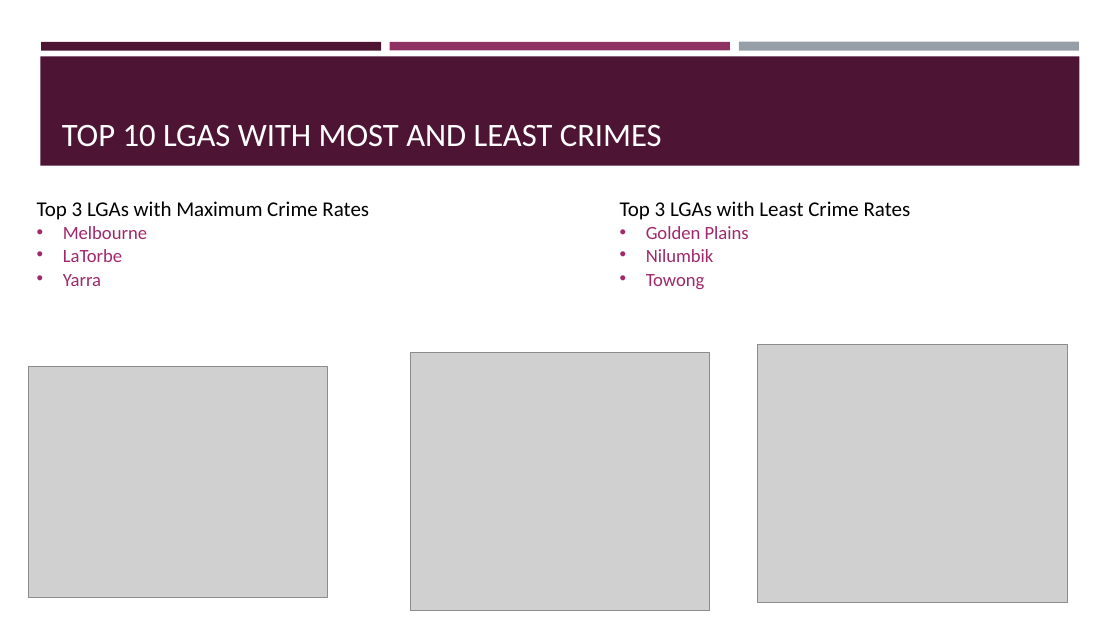
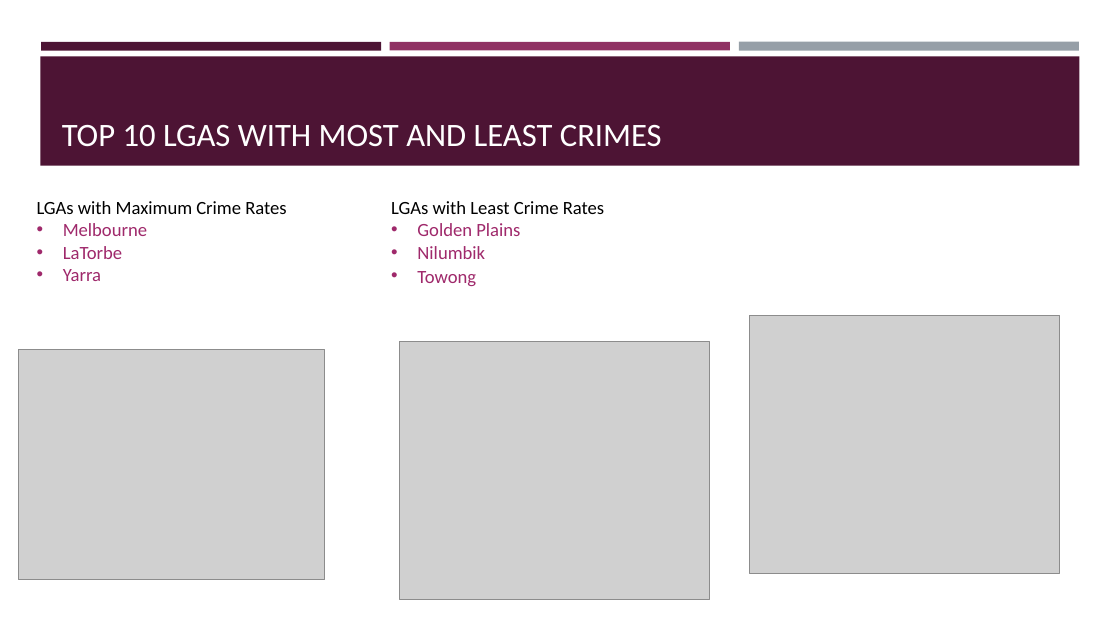
Before and after one commit to sherintm/crimedata-viz, a slide deck: slide 8 of Project 2 Presentation.pptx (slide 9 before the commit). Drawn at 1120x630 pixels with LibreOffice and Linux fonts; fonts in the diff are those of the drawing; grey boxes stand for pictures. Boxes give left, top, right and bottom in pixels: in the first picture for what was removed or moved away, otherwise in the second. Text is boxed around its words. In the diff, an @@ line names an element or a change of style, - is before the commit and + after.

```diff
--- a/Project 2 Presentation.pptx
+++ b/Project 2 Presentation.pptx
@@ text at [37, 201, 286, 214]: text changed; size 18 to 16 pt @@
-Top 3 LGAs with Maximum Crime Rates
+LGAs with Maximum Crime Rates
@@ text "LGAs with Least Crime Rates": place and size @@
-text "LGAs with Least Crime Rates" at [620, 201, 911, 289]
+text "LGAs with Least Crime Rates" at [391, 201, 604, 286]
@@ text at [391, 201, 604, 214]: text changed; size 18 to 16 pt @@
-Top 3 LGAs with Least Crime Rates
+LGAs with Least Crime Rates
@@ picture: place and size @@
-picture at [757, 344, 1067, 602]
+picture at [749, 315, 1060, 573]
@@ picture: place and size @@
-picture at [29, 366, 328, 597]
+picture at [18, 350, 324, 581]
@@ picture: place and size @@
-picture at [411, 353, 710, 611]
+picture at [399, 341, 709, 599]
```
Also in this commit, not shown: 8 other slides changed, 2 slides added, 3 slides removed.
